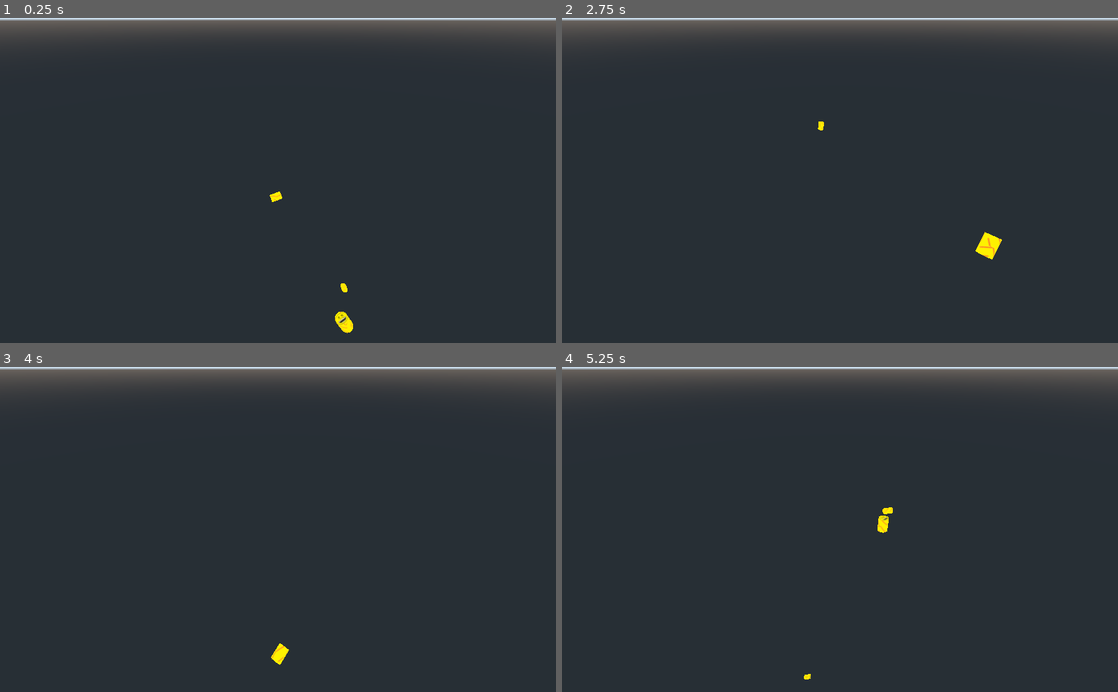
Above: before the commit, frames 1-4 (two rows, left to right).
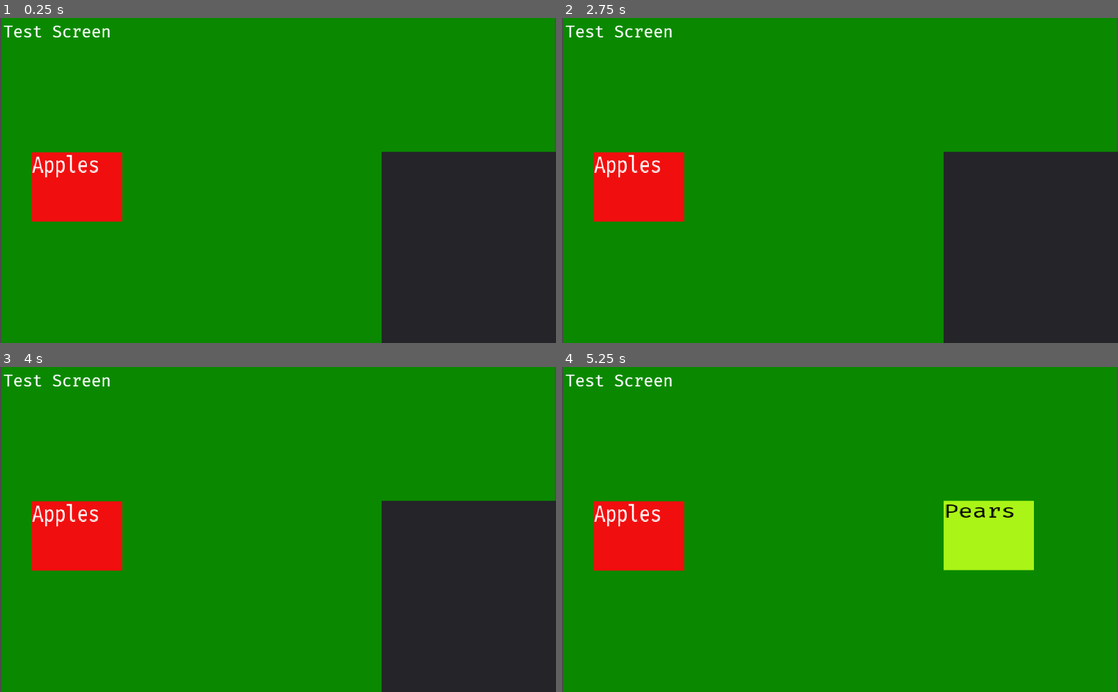
Above: after the commit, the same moments.

Repository: peter201943/GD-Test
Game: Godot game, scene res://Scenes/Level3.tscn
Same seed, same stepped clock (60 frames per second), same inputs: the game is played once before the commit and once after it. Before the commit the project starts from res://Scenes/NewLevel.tscn.
Inputs:
- Up to frame 1 (0.25 s): no input
- Up to frame 2 (2.75 s): no input
- Up to frame 3 (4 s): no input
- Up to frame 4 (5.25 s): no input

The runs differ from the first frame. In frame 1, 82% of the frame differs, in the area x 0-100%, y 0-100%; in frame 2, 82%; in frame 3, 82%; in frame 4, 100%.

Commit message:
Renamed some stuff, add more functionality, more tests

Diff:
--- /dev/null
+++ b/Misc/Font.tres
@@ -0,0 +1,7 @@
+[gd_resource type="DynamicFont" load_steps=2 format=2]
+
+[ext_resource path="res://Misc/FiraCode-Regular.ttf" type="DynamicFontData" id=1]
+
+[resource]
+size = 30
+font_data = ExtResource( 1 )
--- a/Scenes/Level.tscn
+++ b/Scenes/Level1.tscn
@@ -1,15 +1,15 @@
 [gd_scene load_steps=18 format=2]
 
-[ext_resource path="res://Scripts/DeleteMe.gd" type="Script" id=1]
-[ext_resource path="res://Scripts/SideMenu.gd" type="Script" id=2]
-[ext_resource path="res://Scripts/TestText.gd" type="Script" id=3]
-[ext_resource path="res://Scenes/StutteringBox.tscn" type="PackedScene" id=4]
-[ext_resource path="res://Scripts/SayHello!.gd" type="Script" id=5]
-[ext_resource path="res://Misc/FiraCode-Regular.ttf" type="DynamicFontData" id=6]
-[ext_resource path="res://Scripts/TIMER.gd" type="Script" id=7]
-[ext_resource path="res://Scenes/boid swarm.tscn" type="PackedScene" id=8]
+[ext_resource path="res://Scripts/SayHello!.gd" type="Script" id=1]
+[ext_resource path="res://Scripts/random nums.gd" type="Script" id=2]
+[ext_resource path="res://Scripts/TIMER.gd" type="Script" id=3]
+[ext_resource path="res://Scenes/boid swarm.tscn" type="PackedScene" id=4]
+[ext_resource path="res://Scenes/StutteringBox.tscn" type="PackedScene" id=5]
+[ext_resource path="res://Scripts/DeleteMe.gd" type="Script" id=6]
+[ext_resource path="res://Scripts/SideMenu.gd" type="Script" id=7]
+[ext_resource path="res://Scripts/TestText.gd" type="Script" id=8]
 [ext_resource path="res://Misc/02 Outerlimits.ogg" type="AudioStream" id=9]
-[ext_resource path="res://Scripts/random nums.gd" type="Script" id=10]
+[ext_resource path="res://Misc/FiraCode-Regular.ttf" type="DynamicFontData" id=10]
 
 [sub_resource type="CanvasItemMaterial" id=1]
 
@@ -42,14 +42,14 @@
 size = 64
 outline_size = 2
 outline_color = Color( 0.960784, 0.239216, 0.0745098, 1 )
-font_data = ExtResource( 6 )
+font_data = ExtResource( 10 )
 
-[node name="Level" type="Spatial"]
+[node name="Level1" type="Spatial"]
 __meta__ = {
 "_editor_description_": "A Very Simple test scene for putting stuff into."
 }
 
-[node name="StutteringBox" parent="." instance=ExtResource( 4 )]
+[node name="StutteringBox" parent="." instance=ExtResource( 5 )]
 
 [node name="Camera" type="Camera" parent="."]
 transform = Transform( 0.73424, 0.386936, -0.557829, 0, 0.821677, 0.569954, 0.678891, -0.418483, 0.603307, -4.36326, 7.62608, 9.05957 )
--- a/Scenes/NewLevel.tscn
+++ b/Scenes/Level2.tscn
@@ -1,20 +1,20 @@
 [gd_scene load_steps=16 format=2]
 
-[ext_resource path="res://Textures/fix big aaaaaaaaah.png" type="Texture" id=1]
-[ext_resource path="res://Scenes/Boid.tscn" type="PackedScene" id=2]
-[ext_resource path="res://Scripts/BOID.gd" type="Script" id=3]
-[ext_resource path="res://Scripts/Squawk.gd" type="Script" id=4]
-[ext_resource path="res://SFX/Chuckle.wav" type="AudioStream" id=5]
+[ext_resource path="res://Scenes/Boid.tscn" type="PackedScene" id=1]
+[ext_resource path="res://Scripts/Squawk.gd" type="Script" id=2]
+[ext_resource path="res://Scripts/BoidCount.gd" type="Script" id=3]
+[ext_resource path="res://Scripts/FrameCount.gd" type="Script" id=4]
+[ext_resource path="res://Scripts/BOID.gd" type="Script" id=5]
 [ext_resource path="res://Misc/FiraCode-Regular.ttf" type="DynamicFontData" id=6]
 [ext_resource path="res://Scripts/TimeCount.gd" type="Script" id=7]
-[ext_resource path="res://Scripts/FrameCount.gd" type="Script" id=8]
-[ext_resource path="res://Scripts/BoidCount.gd" type="Script" id=9]
+[ext_resource path="res://SFX/Chuckle.wav" type="AudioStream" id=8]
+[ext_resource path="res://Textures/fix big aaaaaaaaah.png" type="Texture" id=9]
 
 [sub_resource type="CylinderShape" id=1]
 
 [sub_resource type="SpatialMaterial" id=2]
 flags_unshaded = true
-albedo_texture = ExtResource( 1 )
+albedo_texture = ExtResource( 9 )
 
 [sub_resource type="CylinderMesh" id=3]
 material = SubResource( 2 )
@@ -37,7 +37,7 @@
 outline_color = Color( 0.129412, 0.74902, 0.917647, 1 )
 font_data = ExtResource( 6 )
 
-[node name="Level" type="Spatial"]
+[node name="Level 2" type="Spatial"]
 __meta__ = {
 "_editor_description_": "Tests Spawning TONS of crap."
 }
--- /dev/null
+++ b/Scenes/Level3.tscn
@@ -0,0 +1,103 @@
+[gd_scene load_steps=7 format=2]
+
+[ext_resource path="res://Misc/Font.tres" type="DynamicFont" id=1]
+[ext_resource path="res://Scripts/Apple.gd" type="Script" id=2]
+[ext_resource path="res://Scripts/Pear.gd" type="Script" id=3]
+
+[sub_resource type="StyleBoxFlat" id=1]
+bg_color = Color( 0.0431373, 0.541176, 0, 1 )
+
+[sub_resource type="StyleBoxFlat" id=2]
+bg_color = Color( 0.94902, 0.0588235, 0.0588235, 1 )
+
+[sub_resource type="StyleBoxFlat" id=3]
+bg_color = Color( 0.670588, 0.964706, 0.0941176, 1 )
+
+[node name="Control" type="Control"]
+anchor_right = 1.0
+anchor_bottom = 1.0
+__meta__ = {
+"_edit_use_anchors_": false
+}
+
+[node name="ScreenBack" type="Panel" parent="."]
+anchor_left = 0.5
+anchor_top = 0.5
+anchor_right = 0.5
+anchor_bottom = 0.5
+margin_left = -508.696
+margin_top = -302.428
+margin_right = -468.696
+margin_bottom = -262.428
+rect_scale = Vector2( 25.4806, 15.1537 )
+custom_styles/panel = SubResource( 1 )
+__meta__ = {
+"_editor_description_": "Background of this screen
+https://godotengine.org/qa/12842/how-do-i-change-the-background-colour-of-a-panel-node"
+}
+
+[node name="ScreenName" type="Label" parent="."]
+margin_left = 6.34674
+margin_top = 7.9334
+margin_right = 96.3467
+margin_bottom = 45.9334
+custom_fonts/font = ExtResource( 1 )
+text = "Test Screen"
+__meta__ = {
+"_edit_use_anchors_": false,
+"_editor_description_": "Name of this screen"
+}
+
+[node name="ScreenName2" type="Label" parent="."]
+margin_left = 6.34674
+margin_top = 7.9334
+margin_right = 204.347
+margin_bottom = 45.9334
+custom_fonts/font = ExtResource( 1 )
+text = "Test Screen"
+__meta__ = {
+"_edit_use_anchors_": false,
+"_editor_description_": "Name of this screen"
+}
+
+[node name="ApplePanel" type="Panel" parent="."]
+margin_left = 58.9315
+margin_top = 248.003
+margin_right = 98.9315
+margin_bottom = 288.003
+rect_scale = Vector2( 4.15037, 3.18999 )
+custom_styles/panel = SubResource( 2 )
+script = ExtResource( 2 )
+__meta__ = {
+"_edit_use_anchors_": false
+}
+
+[node name="AppleLabel" type="Label" parent="ApplePanel"]
+margin_right = 40.0
+margin_bottom = 14.0
+rect_scale = Vector2( 0.277294, 0.420045 )
+custom_fonts/font = ExtResource( 1 )
+text = "Apples"
+__meta__ = {
+"_edit_use_anchors_": false
+}
+
+[node name="PearPanel" type="Panel" parent="."]
+margin_left = 703.494
+margin_top = 246.775
+margin_right = 743.494
+margin_bottom = 286.775
+rect_scale = Vector2( 4.15037, 3.18999 )
+custom_styles/panel = SubResource( 3 )
+script = ExtResource( 3 )
+
+[node name="PearLabel" type="Label" parent="PearPanel"]
+margin_right = 40.0
+margin_bottom = 14.0
+rect_scale = Vector2( 0.35421, 0.34481 )
+custom_fonts/font = ExtResource( 1 )
+custom_colors/font_color = Color( 0, 0, 0, 1 )
+text = "Pears"
+__meta__ = {
+"_edit_use_anchors_": false
+}
--- /dev/null
+++ b/Scripts/Apple.gd
@@ -0,0 +1,8 @@
+extends Panel
+
+var time = 0
+
+func _process(delta):
+	time += delta
+	if time > 10:
+		self.queue_free()
--- /dev/null
+++ b/Scripts/Pear.gd
@@ -0,0 +1,20 @@
+extends Panel
+
+# https://godotengine.org/qa/1936/how-do-i-check-if-a-node-was-freed
+# https://godotengine.org/qa/2773/detect-if-an-object-reference-is-freed
+
+var pear_fruit
+var time = 0
+
+func _ready():
+	pear_fruit = Panel.new()
+	self.add_child(pear_fruit)
+	pear_fruit.set_position(Vector2(0,0))
+	pear_fruit.set_size(Vector2(200,200))
+	print(pear_fruit)
+
+func _process(delta):
+	time += delta
+	if time > 5 and is_instance_valid(pear_fruit):
+		print(pear_fruit)
+		pear_fruit.free()
--- a/project.godot
+++ b/project.godot
@@ -27,7 +27,7 @@
 [application]
 
 config/name="Test"
-run/main_scene="res://Scenes/NewLevel.tscn"
+run/main_scene="res://Scenes/Level3.tscn"
 config/icon="res://Misc/icon.png"
 
 [rendering]
Not shown: 6 places in Scenes/Level1.tscn that only renumber resources
Not shown: 6 places in Scenes/Level2.tscn that only renumber resources
